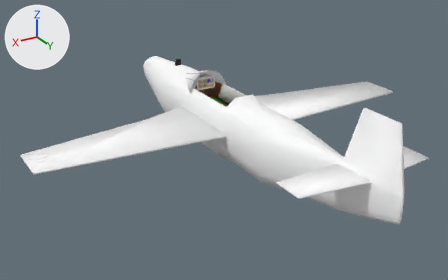
Renders of the OBJ model data/p51_hi.obj from each side of a commit.
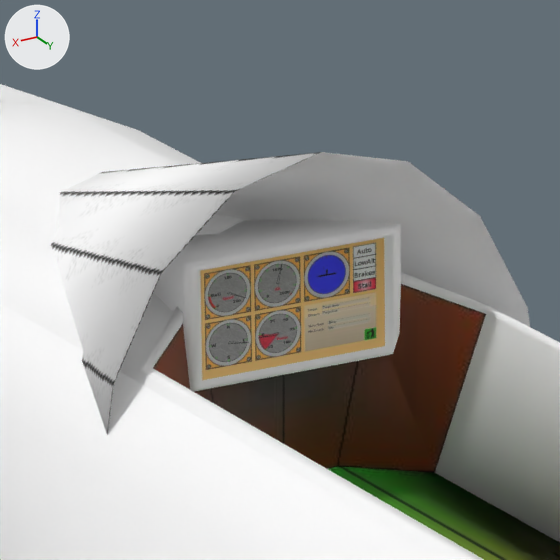
Each version appears first whole from a camera (50 mm lens) standing at (6.45, 10.74, 4.8) and looking at (0.39, 0.63, -0.25), and next in a close-up on the part from 40% to 51% of the width and 20% to 37% of the height. The axes (+X, +Y, +Z) are drawn at upper left. The lights are the same throughout. Where no turn or scale is listed for an object, it has been applied to the vertices.

Before the edit, the objects in view are built like this:
```python
me_cone6 = bpy.data.meshes.new('cone6')
me_cone6.from_pydata(...)  # 29 vertices, 22 faces; spans x -0.484..0.484, y -1.681..-0.681, z 0.237..0.847
# faces by material slot: [9, 13]
me_cone6.materials.append(mat_windscreen)  # picture img_windscreen_3_jpg
me_cone6.materials.append(mat_windscreen_2)  # picture img_windscreen_2_jpg
me_cube5 = bpy.data.meshes.new('cube5')
me_cube5.from_pydata(...)  # 20 vertices, 18 faces; spans x -0.236..0.235, y -1.193..-0.783, z 0.382..0.638
# faces by material slot: [1, 17]
me_cube5.materials.append(mat_instruments)  # picture img_instruments_jpg
me_cube5.materials.append(mat_instruments_2)  # its picture is missing
me_cylinder1 = bpy.data.meshes.new('cylinder1')
me_cylinder1.from_pydata(...)  # 207 vertices, 198 faces; spans x -0.55..0.55, y -3.99..5.13, z -0.87..1.5
# faces by material slot: [144, 38, 16]
me_cylinder1.materials.append(mat_body)  # its picture is missing
me_cylinder1.materials.append(mat_instruments_2)  # its picture is missing
me_cylinder1.materials.append(mat_z1_internal)  # picture img_z1_internal_jpg
ob_cone6 = bpy.data.objects.new('cone6', me_cone6)
ob_cone6.location = (0.0, 0.0, 0.0)
ob_cube5 = bpy.data.objects.new('cube5', me_cube5)
ob_cube5.location = (0.0, 0.0, 0.0)
ob_cylinder1 = bpy.data.objects.new('cylinder1', me_cylinder1)
ob_cylinder1.location = (0.0, 0.0, 0.0)
```
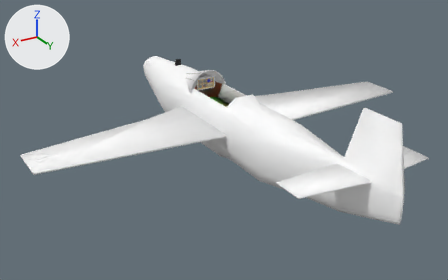
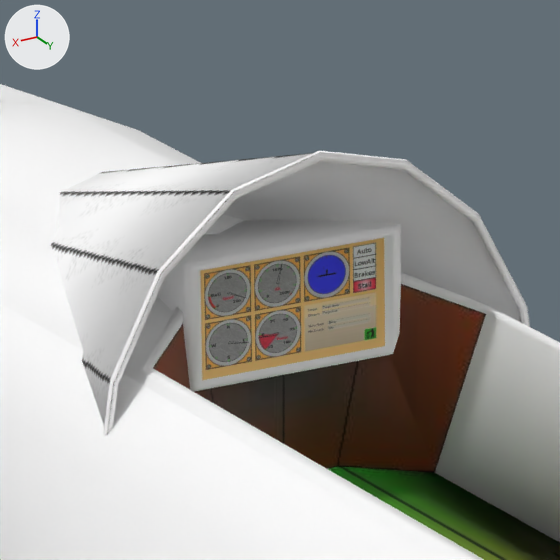
What differs and where, as boxes (x1, y1, x2, y2) in the close-ups (560 x 560 px):
'torus7', added: after (103, 151, 529, 437)

Patch to the scene script:
```diff
--- a/data/p51_hi.obj.py
+++ b/data/p51_hi.obj.py
@@ me_torus7 @@
+me_torus7.from_pydata(...)  # 72 vertices, 66 faces; spans x -0.486..0.486, y -0.698..-0.681, z 0.242..0.847
+me_torus7.materials.append(mat_instruments_2)  # its picture is missing
@@ ob_torus7 @@
+ob_torus7 = bpy.data.objects.new('torus7', me_torus7)
+ob_torus7.location = (0.0, 0.0, 0.0)
```
